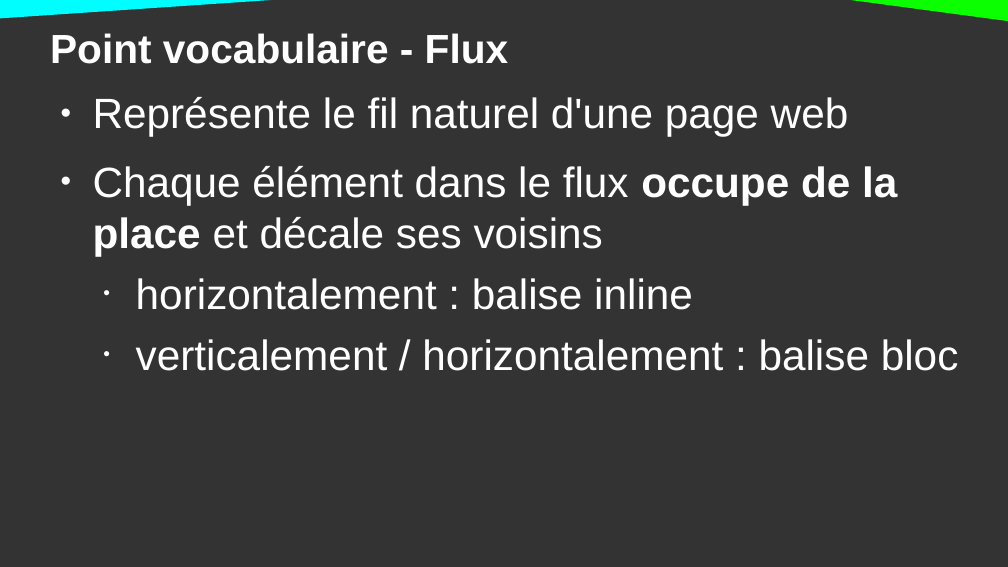
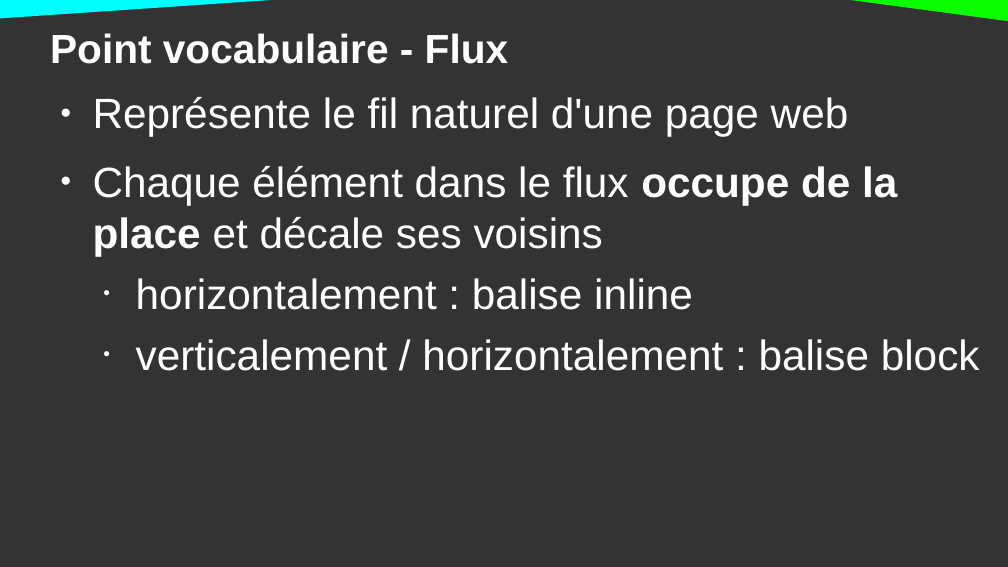
Before and after one commit to DanYellow/cours, a slide deck: slide 4 of integration-web-s2/travaux-pratiques/numero-1/presentation.odp. Drawn at 1008x567 pixels with LibreOffice and Linux fonts; fonts in the diff are those of the drawing. Boxes give left, top, right and bottom in pixels: in the first picture for what was removed or moved away, otherwise in the second. Text is boxed around its words. In the diff, an @@ line names an element or a change of style, - is before the commit and + after.

```diff
--- a/integration-web-s2/travaux-pratiques/numero-1/presentation.odp
+++ b/integration-web-s2/travaux-pratiques/numero-1/presentation.odp
@@ text at box(136, 339, 980, 371): text changed @@
-  • verticalement / horizontalement : balise bloc
+  • verticalement / horizontalement : balise block
```
Also in this commit, not shown: 3 other slides changed, 1 other file.
